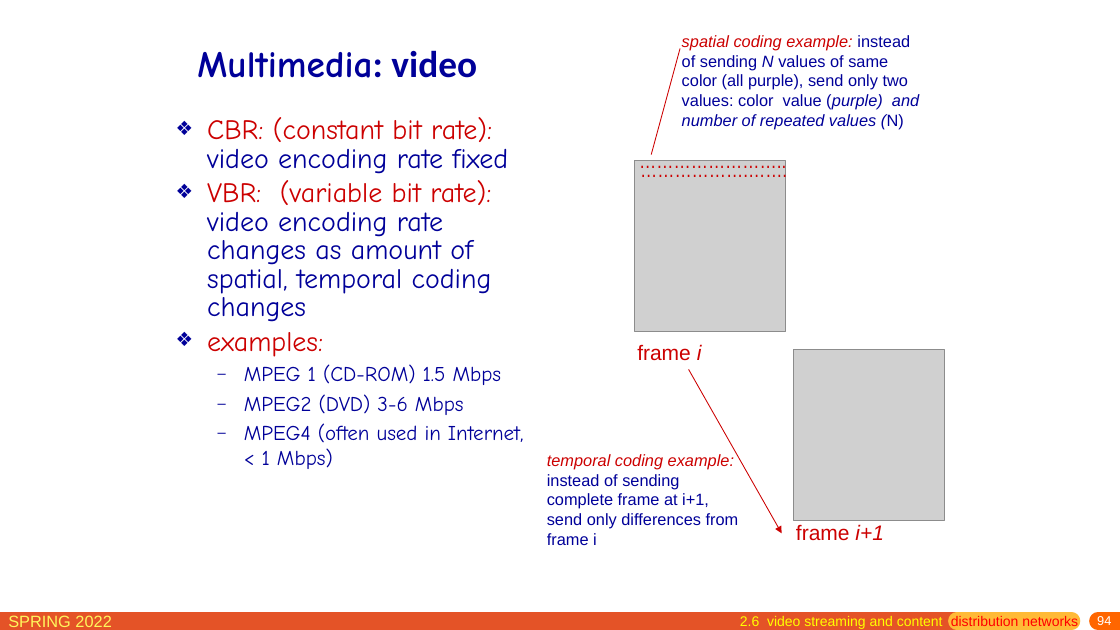
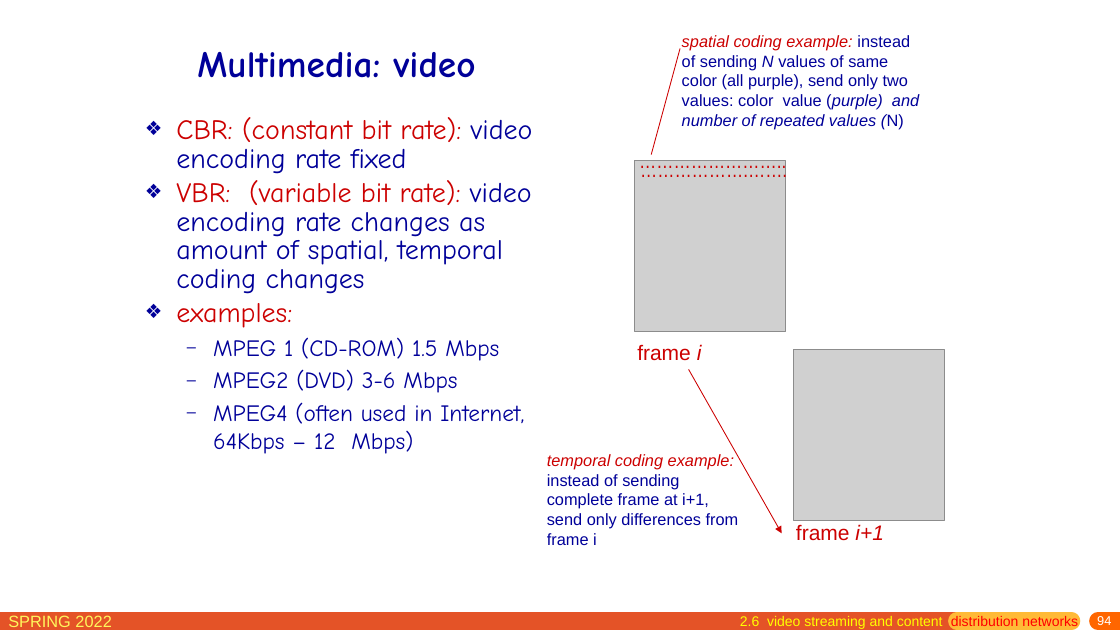
Before and after one commit to network-whu/slides, a slide deck: slide 94 of pptx/chapter2.pptx. Drawn at 1120x630 pixels with LibreOffice and Linux fonts; fonts in the diff are those of the drawing; grey boxes stand for pictures. Boxes give left, top, right and bottom in pixels: in the first picture for what was removed or moved away, otherwise in the second. Text is boxed around its words. In the diff, an @@ line names an element or a change of style, - is before the commit and + after.

```diff
--- a/pptx/chapter2.pptx
+++ b/pptx/chapter2.pptx
@@ title "Multimedia: video" at (x1=197, y1=52, x2=476, y2=78): font Calibri to Comic Neue in "Multimedia: video" @@
@@ text "CBR: (constant bit rate): video ..." moved from (x1=207, y1=117, x2=524, y2=469) to (x1=176, y1=117, x2=533, y2=454) @@
@@ text at (x1=213, y1=337, x2=499, y2=393): size 18 to 20 pt in "MPEG 1 (CD-ROM) 1.5 Mbps", "MPEG2 (DVD) 3-6 Mbps" @@
@@ text at (x1=213, y1=402, x2=524, y2=454): text changed; size 18 to 20 pt @@
-  – MPEG4 (often used in Internet, < 1 Mbps)
+  – MPEG4 (often used in Internet, 64Kbps – 12 Mbps)
```
Also in this commit, not shown: 6 other slides changed, 1 slide added, 1 slide removed, 2 other files.
